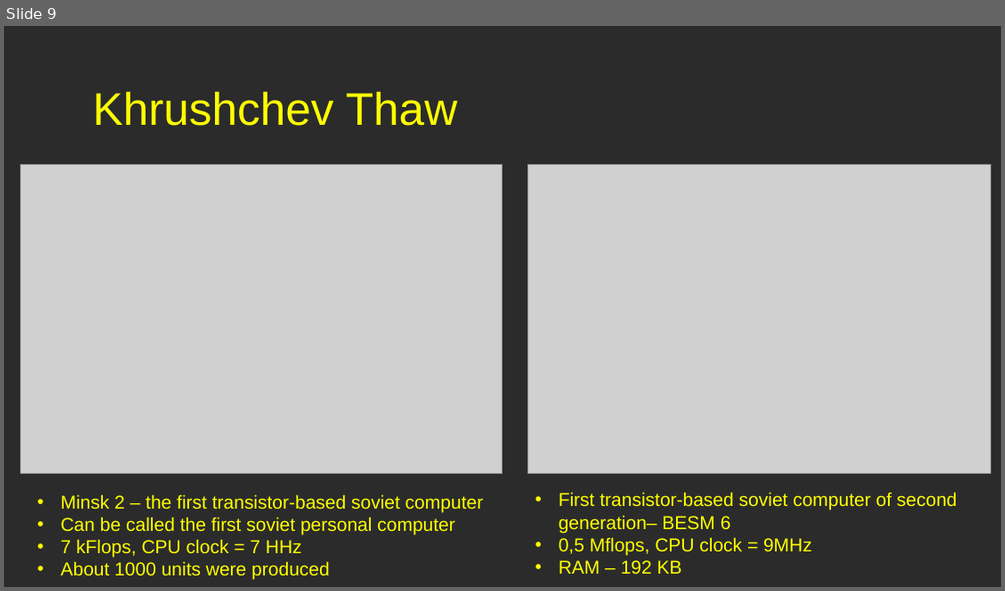
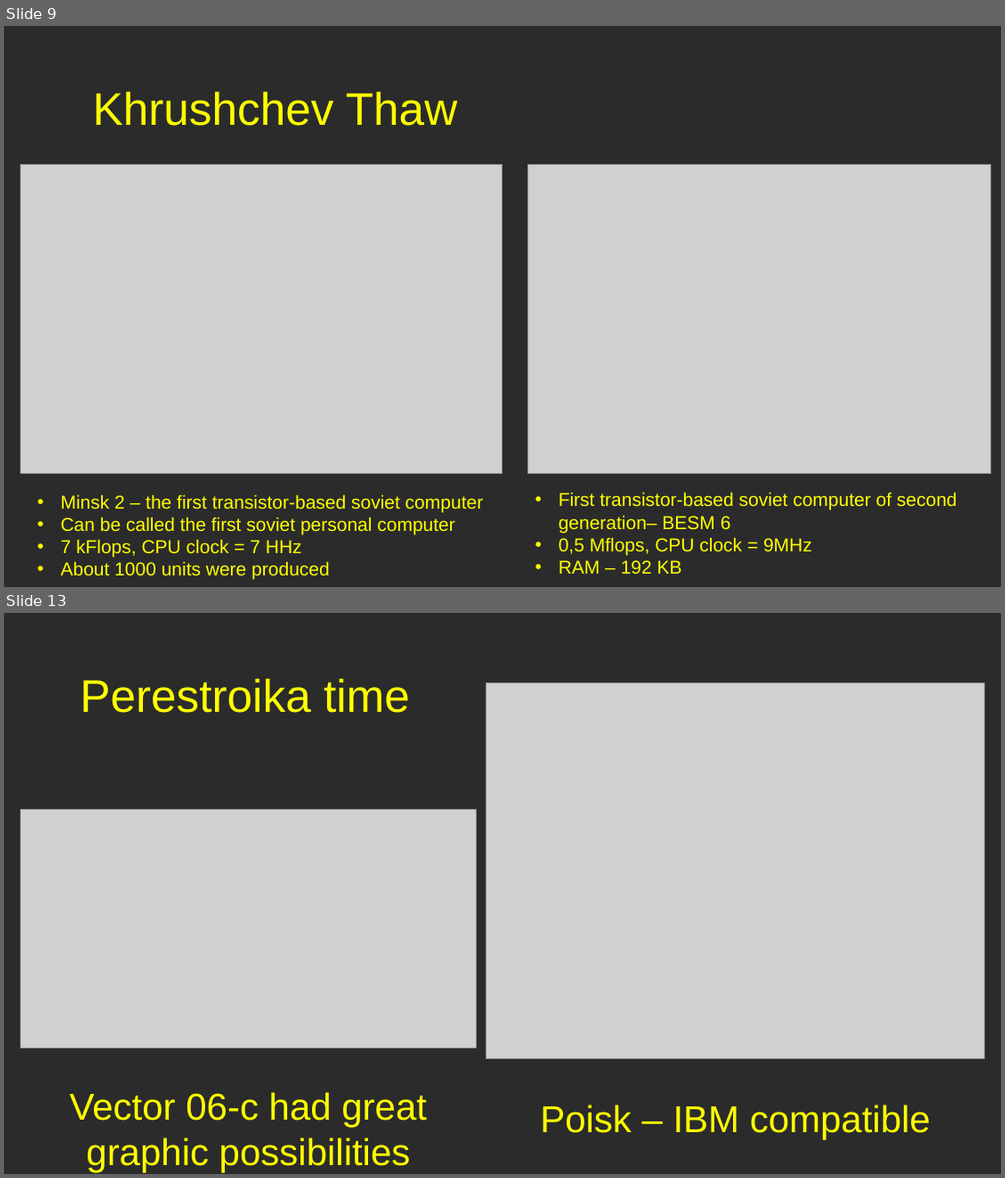
Before and after one commit to Mita57/uni_stuff, a slide deck: Russian Memes.pptx. Shown one above the other, each under a label of ours: slide 9 before the commit, slides 9 and 13 after it; the slides between them are not shown. The pictures are 1005x591 and 1005x1178 pixels, drawn with LibreOffice and Linux fonts; fonts in the diff are those of the drawing; grey boxes stand for pictures; background and template pictures are left out; a plain dark background stands for a picture behind light text. Boxes give left, top, right and bottom in pixels: in the first picture for what was removed or moved away, otherwise in the second. Text is boxed around its words. In the diff, an @@ line names an element or a change of style, - is before the commit and + after.

```diff
--- a/Russian Memes.pptx
+++ b/Russian Memes.pptx
@@ slide 13 added at [4, 613, 1001, 1174], background picture (left out) @@
@@ title added at [80, 679, 410, 713], 44 pt, text #FFFF00 @@
+Perestroika time
@@ picture added at [486, 683, 985, 1059] @@
@@ picture added at [20, 809, 477, 1047] @@
@@ text added at [70, 1092, 427, 1172], 36 pt, text #FFFF00 @@
+Vector 06-c had great graphic possibilities
@@ text added at [540, 1104, 930, 1139], 36 pt, text #FFFF00 @@
+Poisk – IBM compatible
```
Also in this commit, not shown: 3 slides changed, 2 other slides added.
